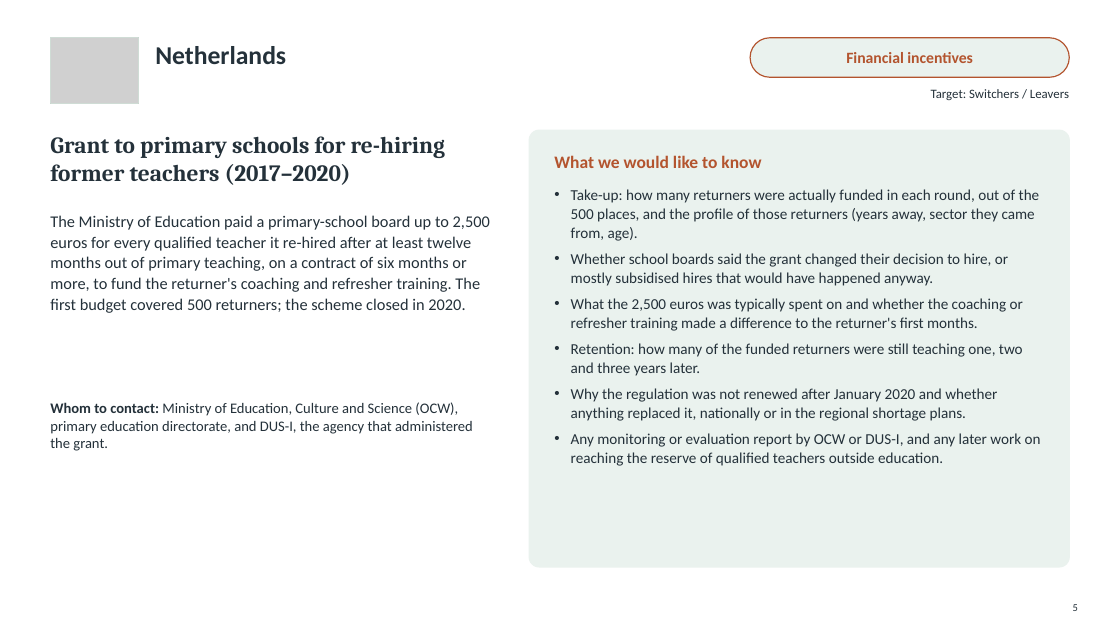
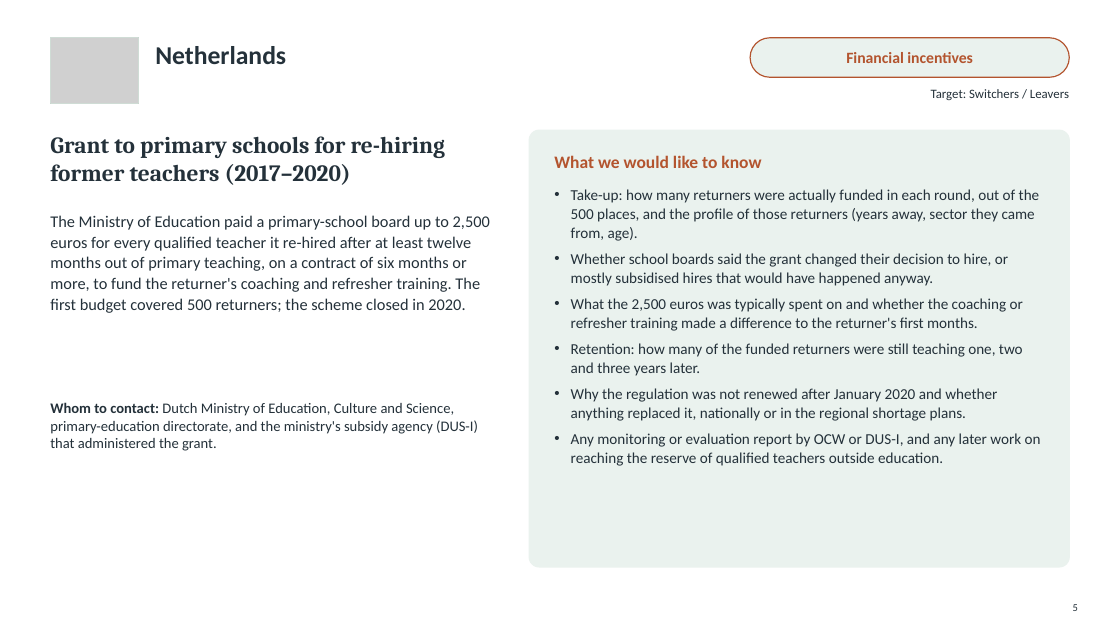
Before and after one commit to jedr1-ship-it/Alternative-Pathways----Quant, a slide deck: slide 5 of policies/Three_countries_to_contact.pptx. Drawn at 1120x630 pixels with LibreOffice and Linux fonts; fonts in the diff are those of the drawing; grey boxes stand for pictures. Boxes give left, top, right and bottom in pixels: in the first picture for what was removed or moved away, otherwise in the second. Text is boxed around its words. In the diff, an @@ line names an element or a change of style, - is before the commit and + after.

```diff
--- a/policies/Three_countries_to_contact.pptx
+++ b/policies/Three_countries_to_contact.pptx
@@ text at [50, 402, 478, 451]: text changed @@
-Whom to contact: Ministry of Education, Culture and Science (OCW), primary education directorate, and DUS-I, the agency that administered the grant.
+Whom to contact: Dutch Ministry of Education, Culture and Science, primary-education directorate, and the ministry's subsidy agency (DUS-I) that administered the grant.
```
Also in this commit, not shown: 1 other slide changed, 2 other files.
